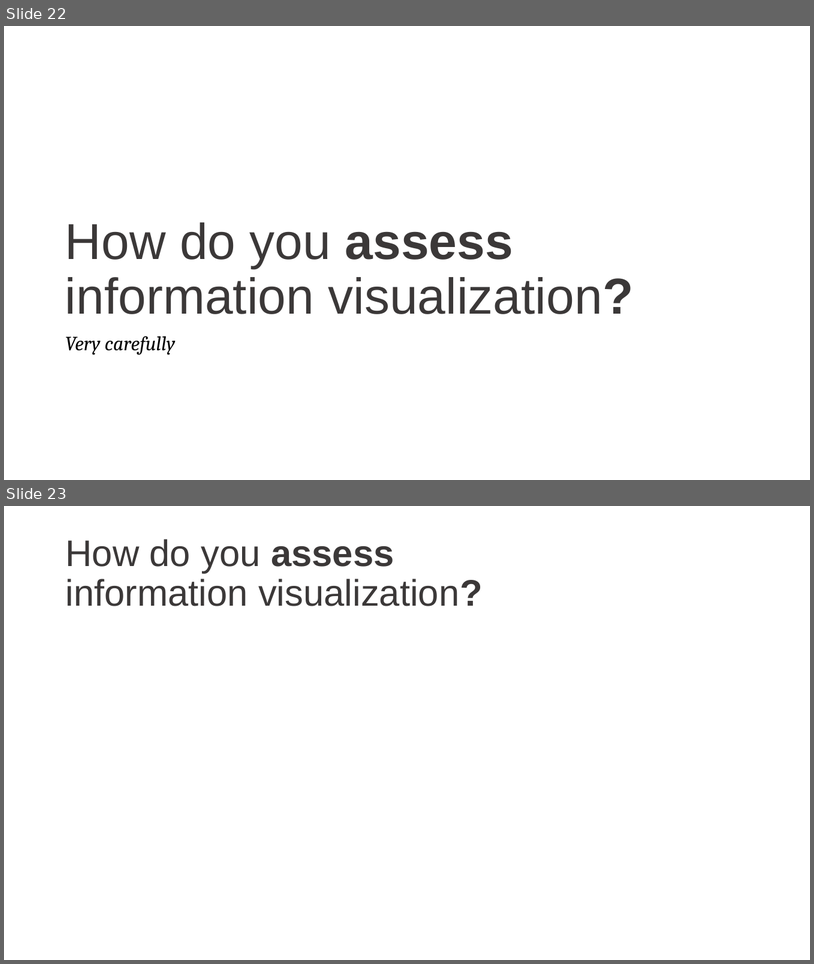
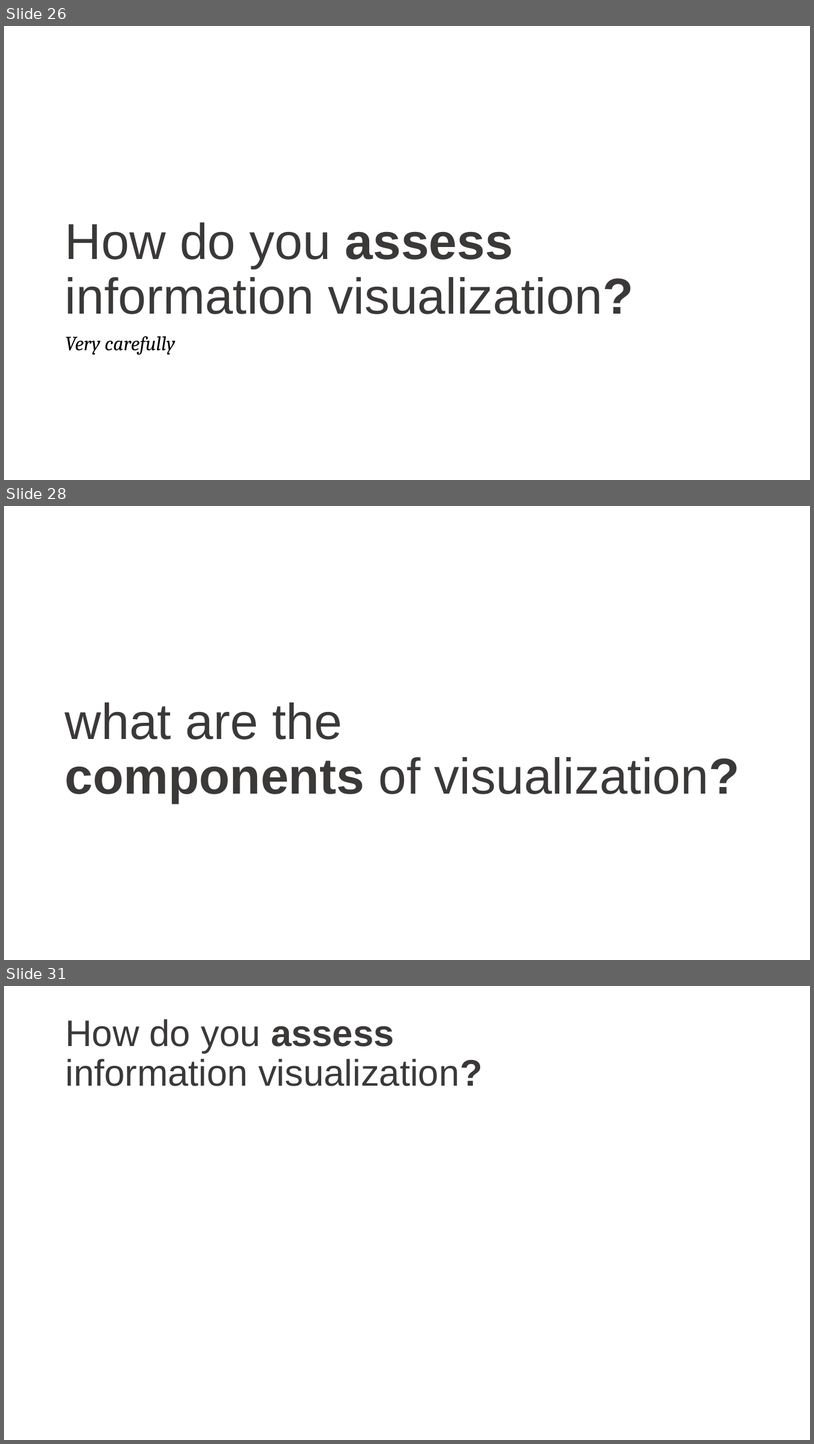
Before and after one commit to cathrynploehn-NIST/Visualizationintroduction, a slide deck: Information Visualization.pptx. Shown one above the other, each under a label of ours: slides 22 and 23 before the commit, slides 26, 28 and 31 after it; the slides between them are not shown. The pictures are 814x964 and 814x1444 pixels, drawn with LibreOffice and Linux fonts; fonts in the diff are those of the drawing. Boxes give left, top, right and bottom in pixels: in the first picture for what was removed or moved away, otherwise in the second. Text is boxed around its words. In the diff, an @@ line names an element or a change of style, - is before the commit and + after.

```diff
--- a/Information Visualization.pptx
+++ b/Information Visualization.pptx
@@ slide 28 added at <box>4,506,810,960</box>, background #FFFFFF @@
@@ title added at <box>65,702,740,803</box>, 60 pt, text #3B3838 @@
+what are the
+components of visualization?
@@ what was slide 22 is now slide 26 @@
@@ what was slide 23 is now slide 31 @@
```
Also in this commit, not shown: 9 other slides added.
